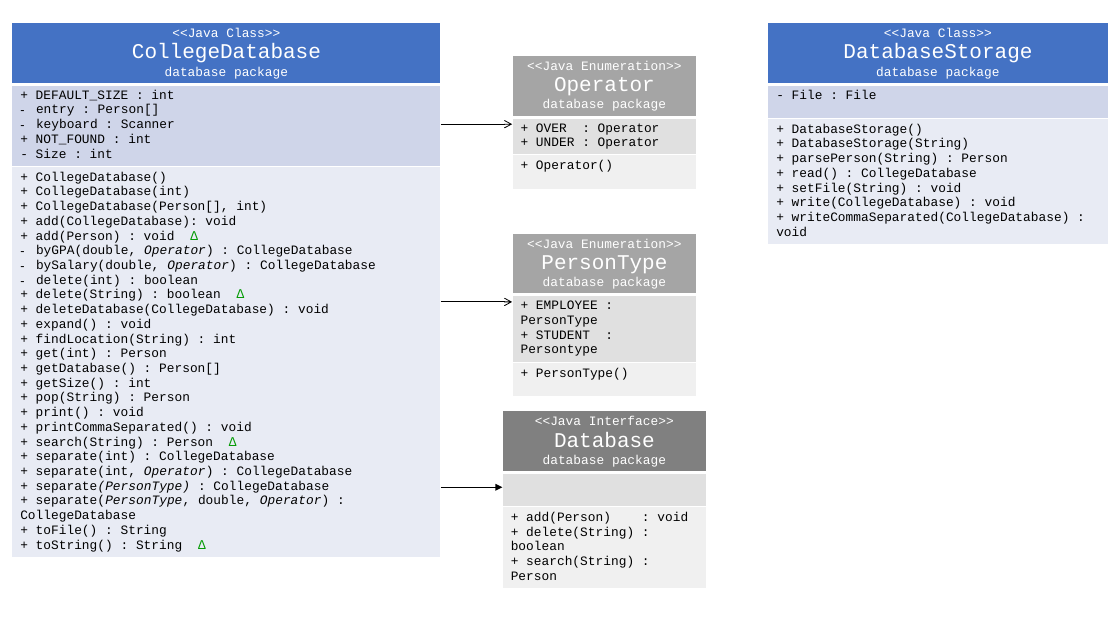
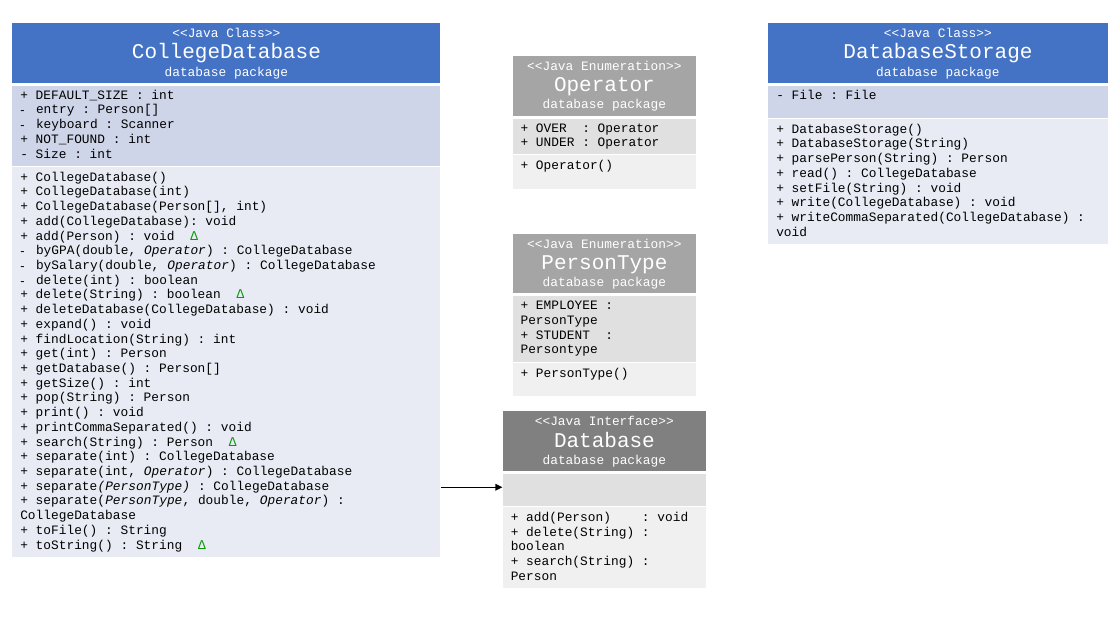
Before and after one commit to MayKeziah/CSC142_Workspace, a slide deck: slide 2 of FinalProject_UML.pptx. Drawn at 1120x630 pixels with LibreOffice and Linux fonts; fonts in the diff are those of the drawing. Boxes give left, top, right and bottom in pixels: in the first picture for what was removed or moved away, otherwise in the second. Text is boxed around its words. In the diff, an @@ line names an element or a change of style, - is before the commit and + after.

```diff
--- a/FinalProject_UML.pptx
+++ b/FinalProject_UML.pptx
@@ arrow removed from (441, 124) to (513, 124) @@
@@ arrow removed from (441, 302) to (513, 302) @@
```
Also in this commit, not shown: 1 other slide changed, 3 other files.
